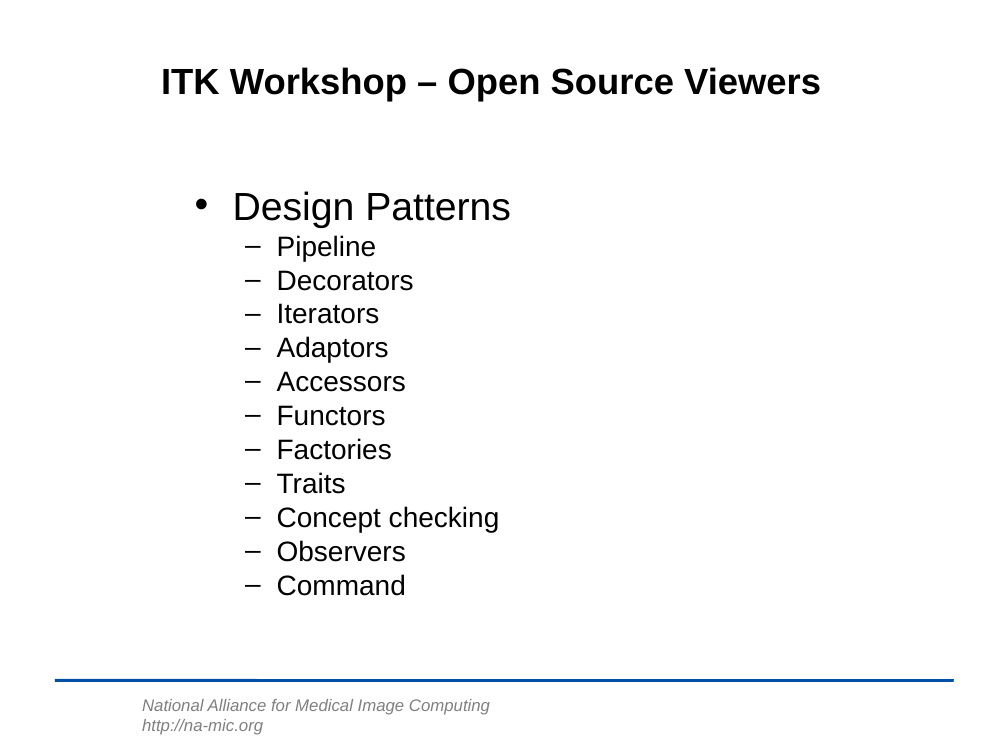
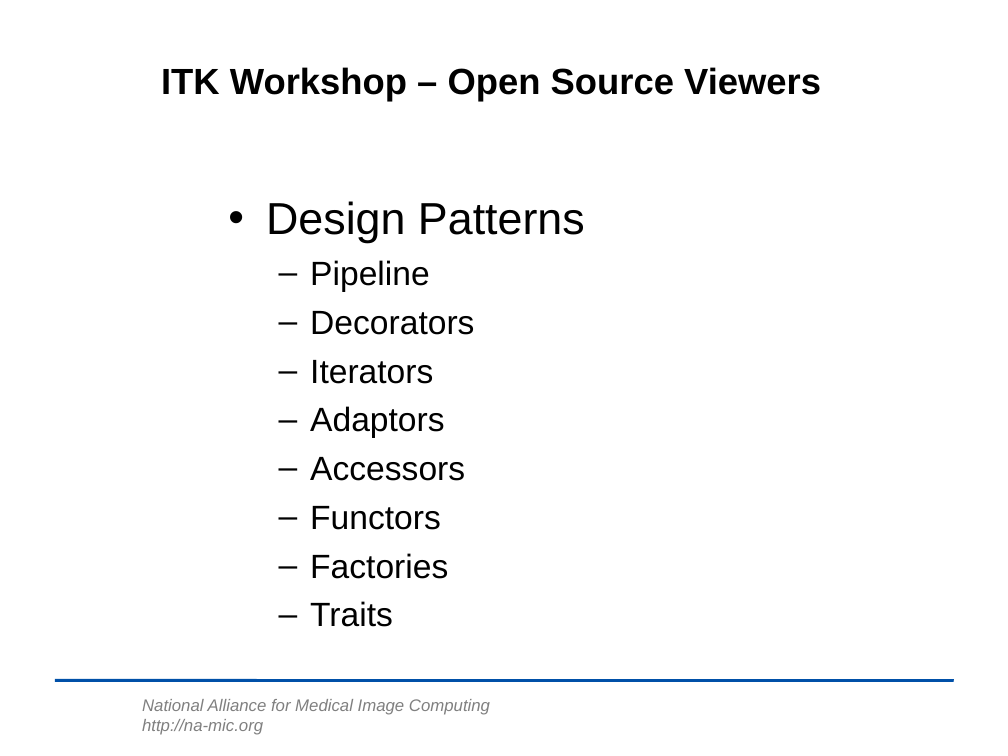
Before and after one commit to lheckemann/namic-sandbox, a slide deck: slide 2 of ITKAdvancedCourse/doc/presentations/Insight-DesignPatterns.ppt. Drawn at 1008x756 pixels with LibreOffice and Linux fonts; fonts in the diff are those of the drawing; background and template pictures are left out. Boxes give left, top, right and bottom in pixels: in the first picture for what was removed or moved away, otherwise in the second. Text is boxed around its words. In the diff, an @@ line names an element or a change of style, - is before the commit and + after.

Commit message:
ENH: Concept checking, Command and Events removed.      Commands are covered in the Image registration talk.

```diff
--- a/ITKAdvancedCourse/doc/presentations/Insight-DesignPatterns.ppt
+++ b/ITKAdvancedCourse/doc/presentations/Insight-DesignPatterns.ppt
@@ text "Design Patterns": place and size @@
-text "Design Patterns" at <box>233,191,511,596</box>
+text "Design Patterns" at <box>266,201,585,627</box>
@@ text "Design Patterns" at <box>266,201,585,627</box>: size 28 to 32 pt in "Design Patterns"; size 20 to 24 pt in "Pipeline", "Decorators", "Iterators", "Adaptors" and 4 more places; line spacing 0.8 to 1; more space between paragraphs @@
@@ text at <box>277,506,500,596</box>: paragraphs removed @@
-  – Concept checking
-  – Observers
-  – Command
```
Also in this commit, not shown: 1 other slide changed.
